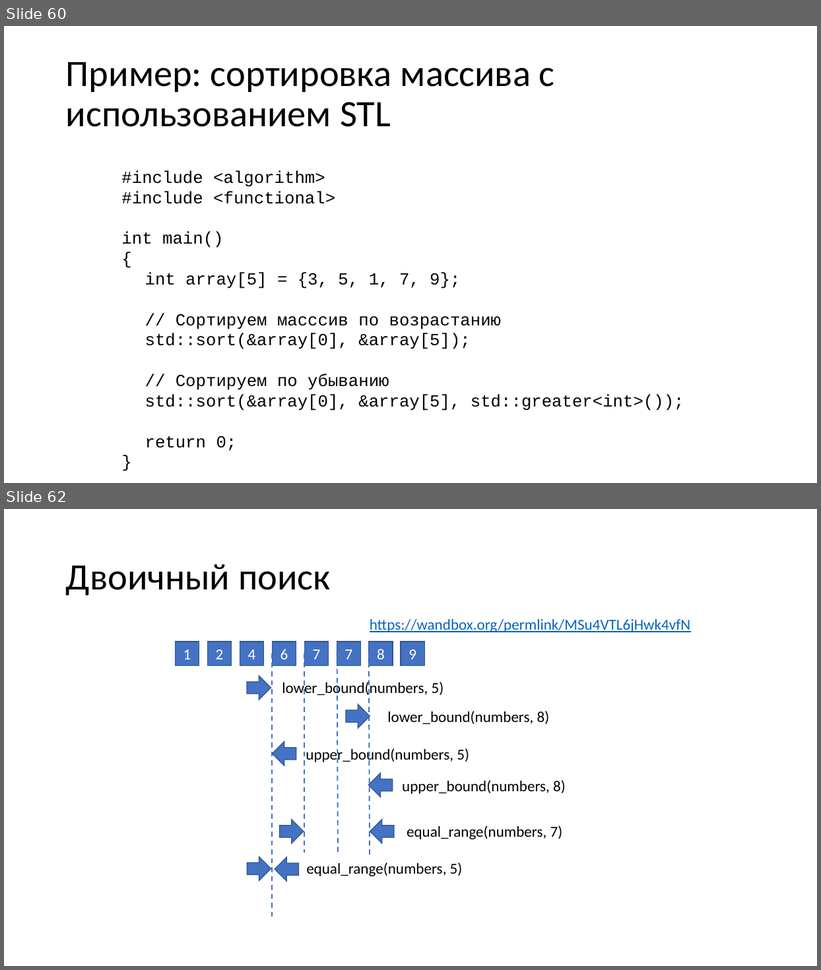
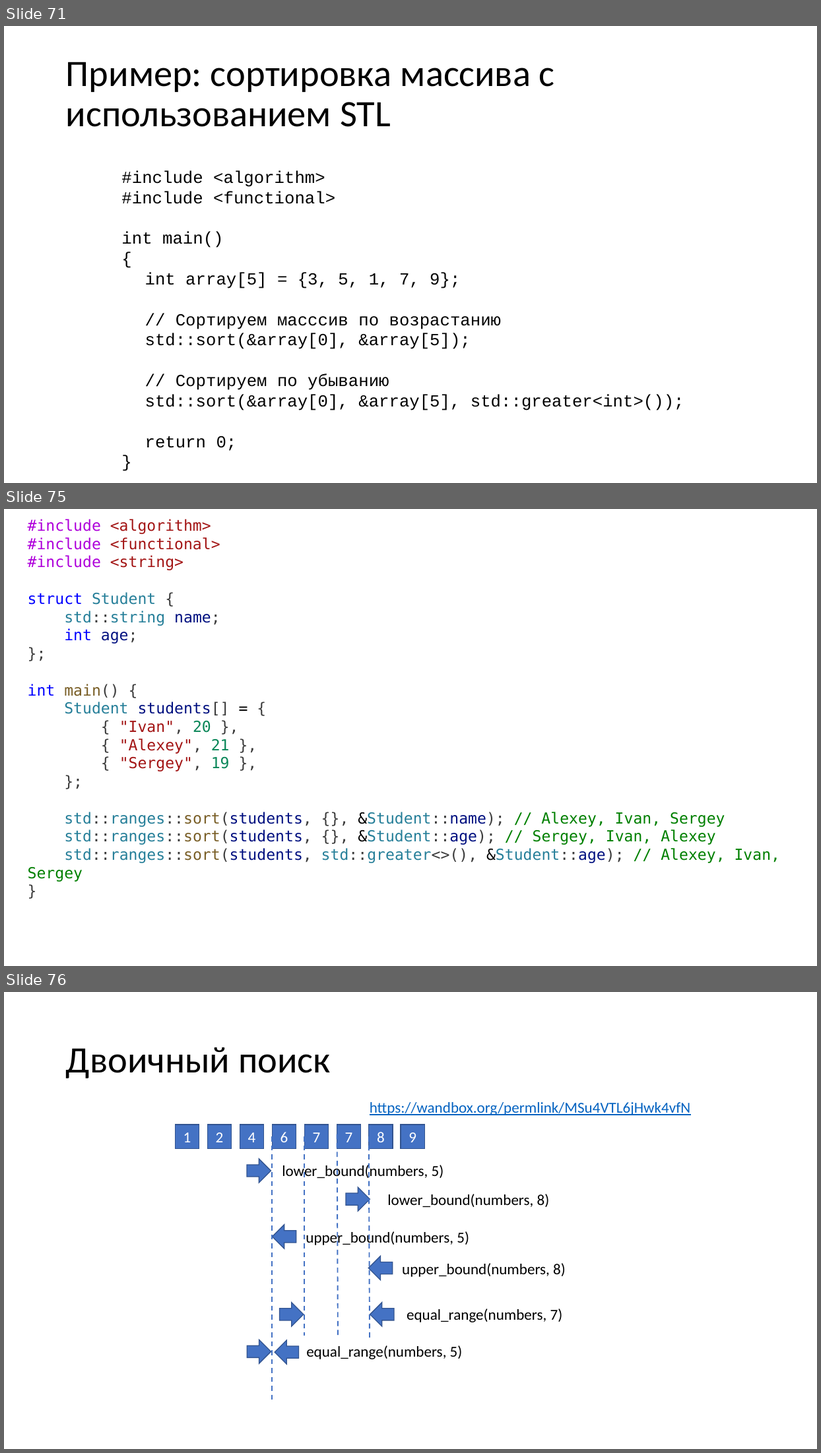
Before and after one commit to alexey-malov/oop, a slide deck: lectures/01/Стандартная библиотека.pptx. Shown one above the other, each under a label of ours: slides 60 and 62 before the commit, slides 71, 75 and 76 after it; the slides between them are not shown. The pictures are 821x970 and 821x1453 pixels, drawn with LibreOffice and Linux fonts; fonts in the diff are those of the drawing. Boxes give left, top, right and bottom in pixels: in the first picture for what was removed or moved away, otherwise in the second. Text is boxed around its words. In the diff, an @@ line names an element or a change of style, - is before the commit and + after.

```diff
--- a/lectures/01/Стандартная библиотека.pptx
+++ b/lectures/01/Стандартная библиотека.pptx
@@ slide 75 added at (x1=4, y1=509, x2=817, y2=966), background #FFFFFF @@
@@ text added at (x1=28, y1=519, x2=781, y2=882), 18 pt, text #267F99 @@
+#include <algorithm>
+#include <functional>
+#include <string>
+struct Student {
+std::string name;
+int age;
+};
+int main() {
+Student students[] = {
+{ "Ivan", 20 },
+{ "Alexey", 21 },
+{ "Sergey", 19 },
+};
+std::ranges::sort(students, {}, &Student::name); // Alexey, Ivan, Sergey
+std::ranges::sort(students, {}, &Student::age); // Sergey, Ivan, Alexey
+std::ranges::sort(students, std::greater<>(), &Student::age); // Alexey, Ivan, Sergey
+}
@@ what was slide 60 is now slide 71 @@
@@ what was slide 62 is now slide 76 @@
```
Also in this commit, not shown: 1 slide changed, 13 other slides added, 12 other files.
